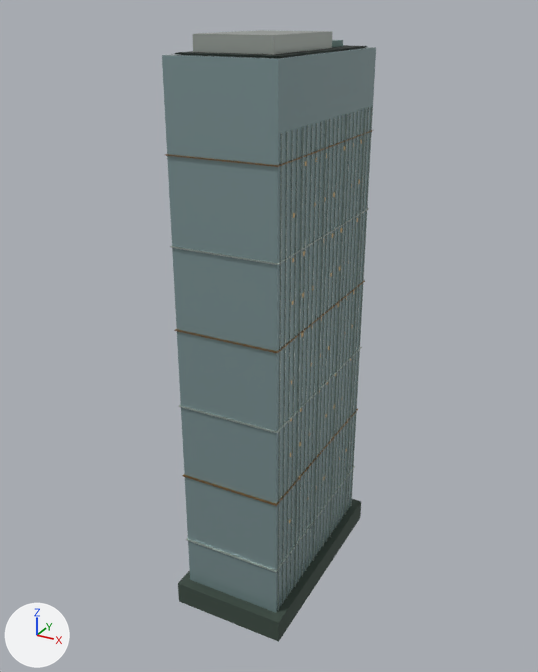
Two versions of the glTF model landmarks/assets/hytera-hq.glb, one commit apart.
One viewpoint serves both versions: a 50 mm camera at (153.0, -286.0, 273.0) aimed at (-3.0, -2.0, 131.0). The axes (+X, +Y, +Z) are drawn at lower left. The lights are the same throughout. The first picture is the older version.

In view in the first picture: 'crown_slant', 'envelope', 'fins', 'floor_bands', 'floor_bands.001', 'podium' and 3 more.
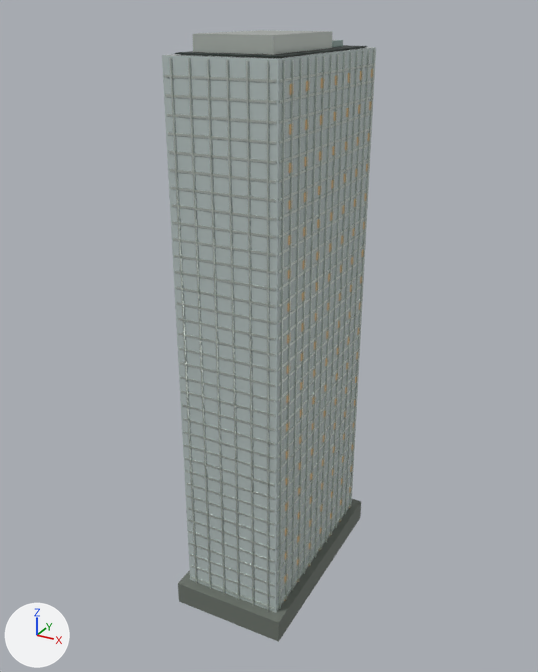
The edits, one by one:
Material 'glass' (mat_glass) changes colour from grey #8ea6a8 to light grey #c5d2d0; in linear values from (0.27, 0.381, 0.392) to (0.558, 0.644, 0.631).
Material 'stone' (mat_stone) changes colour from greyish green #3c4b42 to grey #6d746c; in linear values from (0.0452, 0.0704, 0.0545) to (0.153, 0.175, 0.15).
Object 'floor_bands.001' (ob_floor_bands_001) is deleted.

Location of each change, (x1, y1, x2, y2) in pixels of the pictures (538 x 672 px):
'envelope', recoloured (grey to light grey)
    both: (162, 47, 376, 613)
'podium', recoloured (lighter)
    both: (178, 499, 361, 642)
'floor_bands.001', deleted
    before: (165, 130, 373, 506)
'floor_bands', unchanged, uncovered by the edit
    before: (170, 208, 369, 572)
    after: (165, 63, 375, 609)
